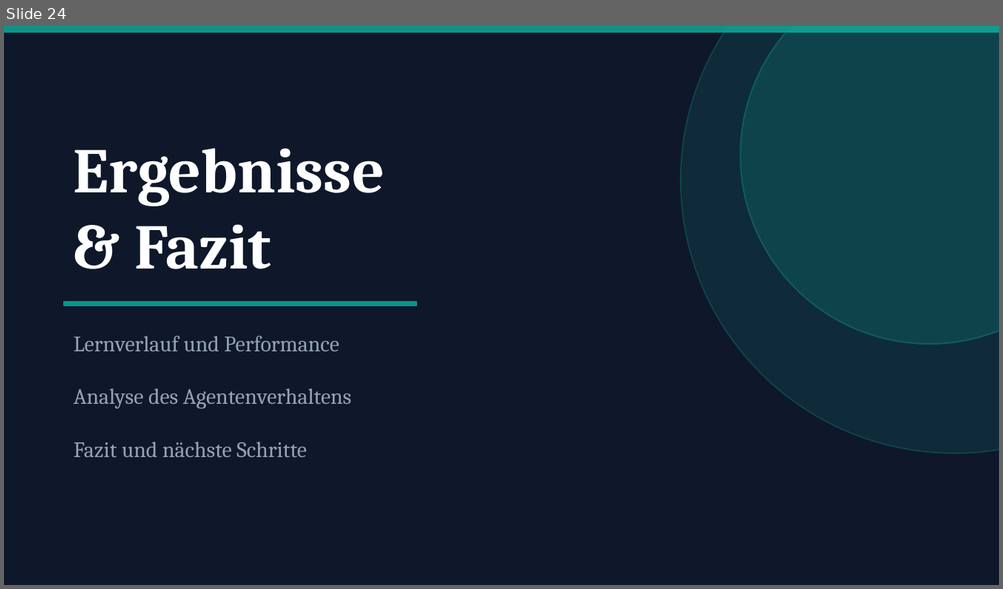
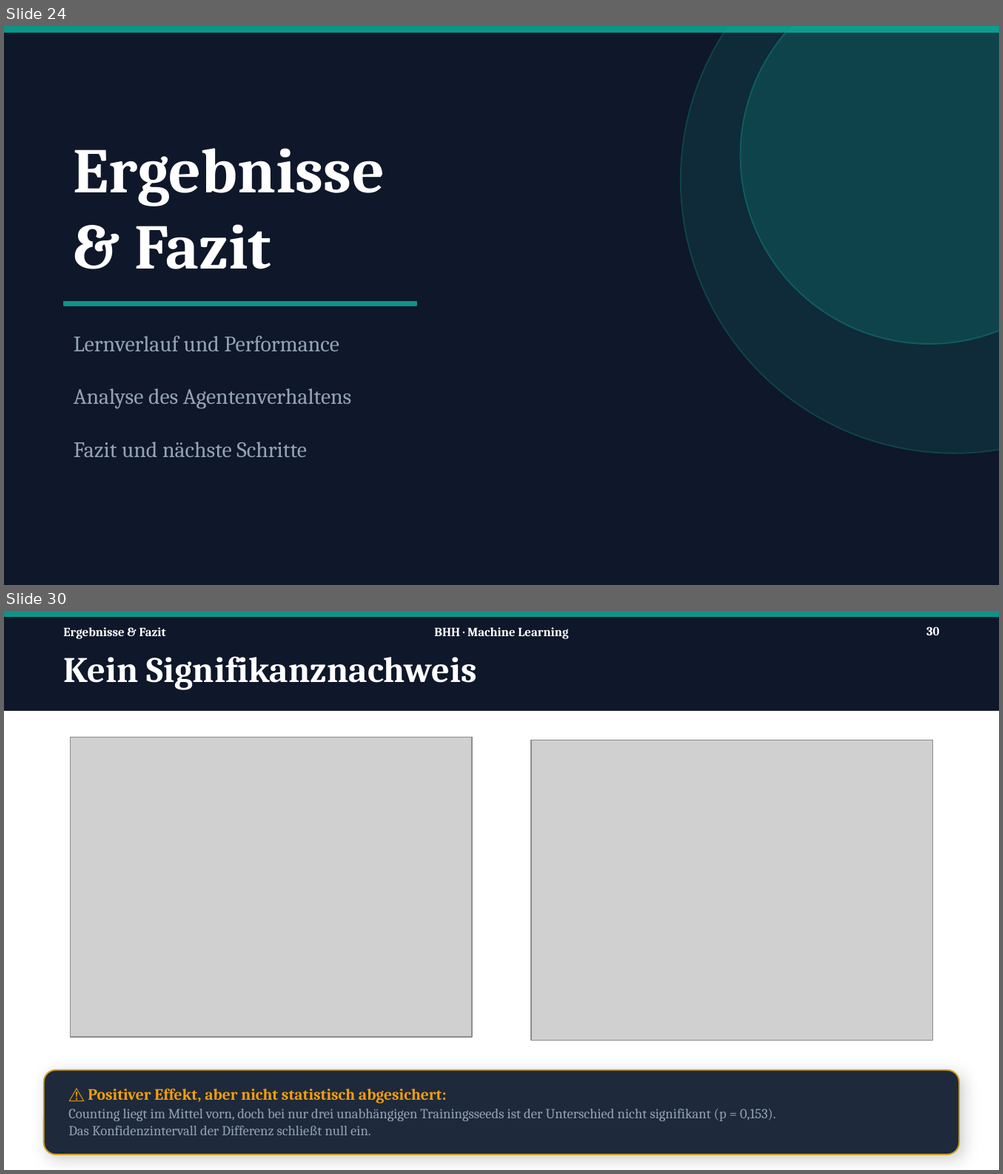
Before and after one commit to Tom-N-M/ml-blackjack, a slide deck: Präsi/PP_v2.pptx. Shown one above the other, each under a label of ours: slide 24 before the commit, slides 24 and 30 after it; the slides between them are not shown. The pictures are 1003x589 and 1003x1174 pixels, drawn with LibreOffice and Linux fonts; fonts in the diff are those of the drawing; grey boxes stand for pictures. Boxes give left, top, right and bottom in pixels: in the first picture for what was removed or moved away, otherwise in the second. Text is boxed around its words. In the diff, an @@ line names an element or a change of style, - is before the commit and + after.

Commit message:
Ergebnisse & Fazit ref #15

```diff
--- a/Präsi/PP_v2.pptx
+++ b/Präsi/PP_v2.pptx
@@ slide 30 added at (4, 611, 999, 1170), background #FFFFFF @@
@@ rectangle added at (4, 611, 999, 710), fill #0F172A, outline #0F172A 1 pt @@
@@ rectangle added at (4, 611, 999, 616), fill #0D9488, outline #0D9488 1 pt @@
@@ text added at (63, 627, 166, 639), 9 pt, text #FFFFFF, bold @@
+Ergebnisse & Fazit
@@ text added at (434, 627, 568, 639), 9 pt, text #FFFFFF, bold @@
+BHH · Machine Learning
@@ page number added at (926, 627, 939, 635), 9 pt, text #FFFFFF, bold @@
+30
@@ text added at (63, 656, 476, 690), 26 pt, text #FFFFFF, bold @@
+Kein Signifikanznachweis
@@ picture added at (70, 738, 472, 1038) @@
@@ picture added at (531, 741, 933, 1041) @@
@@ rounded rectangle added at (44, 1071, 959, 1155), fill #1E293B, outline #CFA122 1 pt @@
@@ text added at (88, 1088, 447, 1104), 11.5 pt, text #F59E0B, bold @@
+⚠️ Positiver Effekt, aber nicht statistisch abgesichert:
@@ text added at (68, 1109, 776, 1136), 10 pt, text #94A3B8 @@
+Counting liegt im Mittel vorn, doch bei nur drei unabhängigen Trainingsseeds ist der Unterschied nicht signifikant (p = 0,153).
+Das Konfidenzintervall der Differenz schließt null ein.
```
Also in this commit, not shown: 7 slides changed, 6 other slides added, 1 slide removed, 5 other files.
